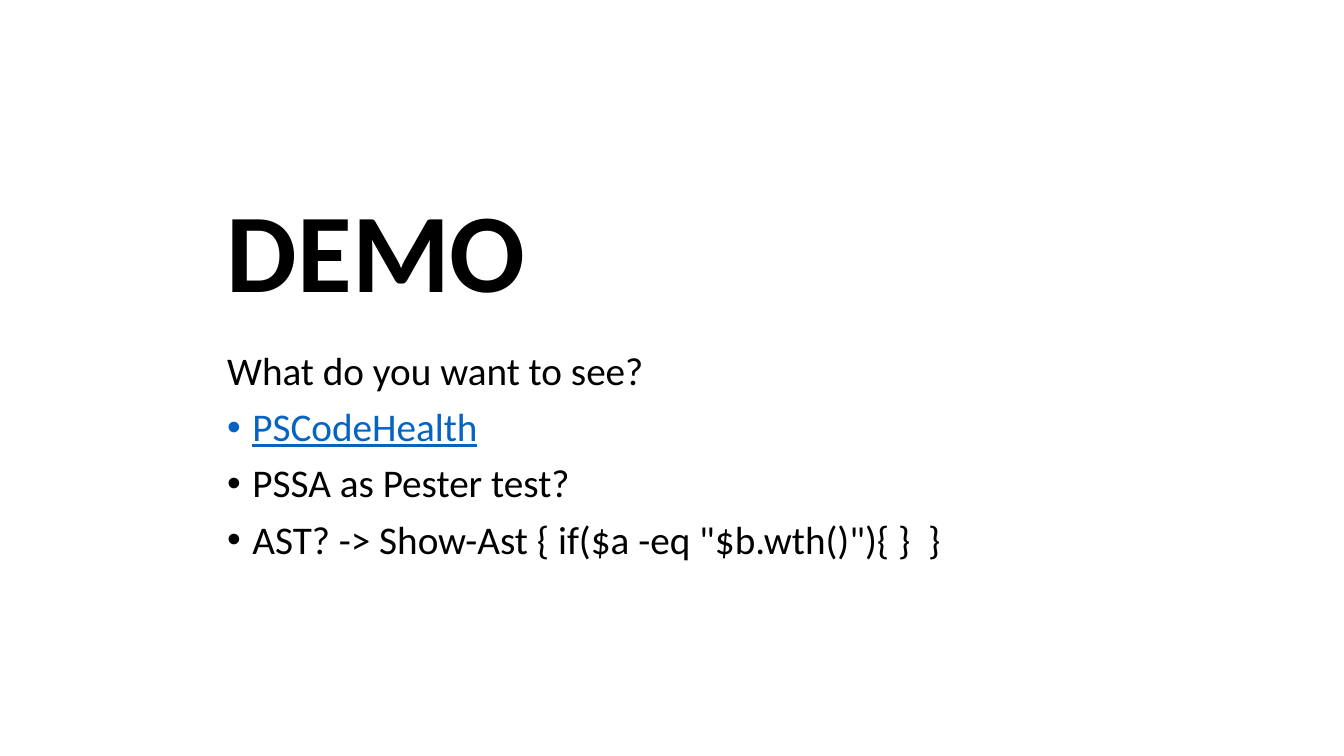
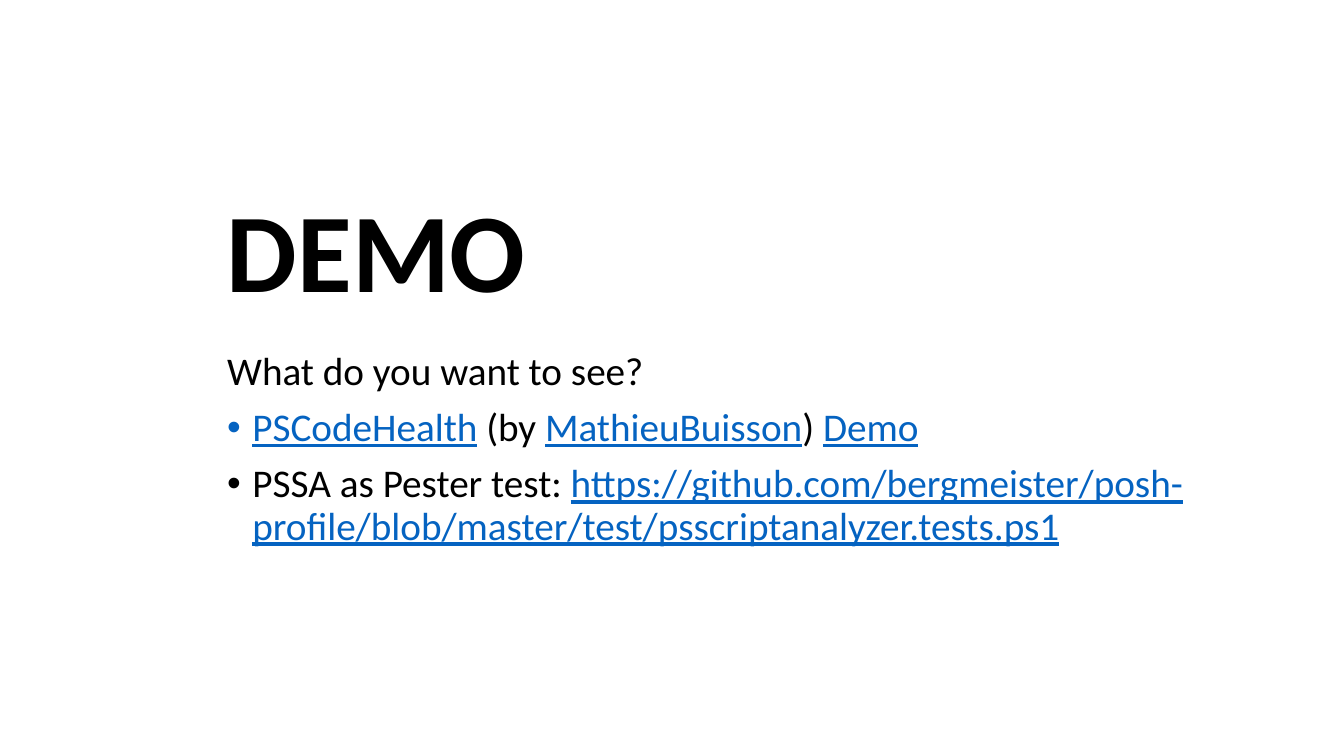
Before and after one commit to bergmeister/PSHSummit2019, a slide deck: slide 20 of PSSummit-ChristophBergmeister.pptx. Drawn at 1344x756 pixels with LibreOffice and Linux fonts; fonts in the diff are those of the drawing; background and template pictures are left out. Boxes give left, top, right and bottom in pixels: in the first picture for what was removed or moved away, otherwise in the second. Text is boxed around its words. In the diff, an @@ line names an element or a change of style, - is before the commit and + after.

Commit message:
update presentation

```diff
--- a/PSSummit-ChristophBergmeister.pptx
+++ b/PSSummit-ChristophBergmeister.pptx
@@ text at (252, 412, 1183, 547): text changed; text colour #000000 to #0563C1 @@
-• PSCodeHealth
-• PSSA as Pester test?
-• AST? -> Show-Ast { if($a -eq "$b.wth()"){ } }
+• PSCodeHealth (by MathieuBuisson) Demo
+• PSSA as Pester test: https://github.com/bergmeister/posh-profile/blob/master/test/psscriptanalyzer.tests.ps1
```
Also in this commit, not shown: 1 other slide changed.
